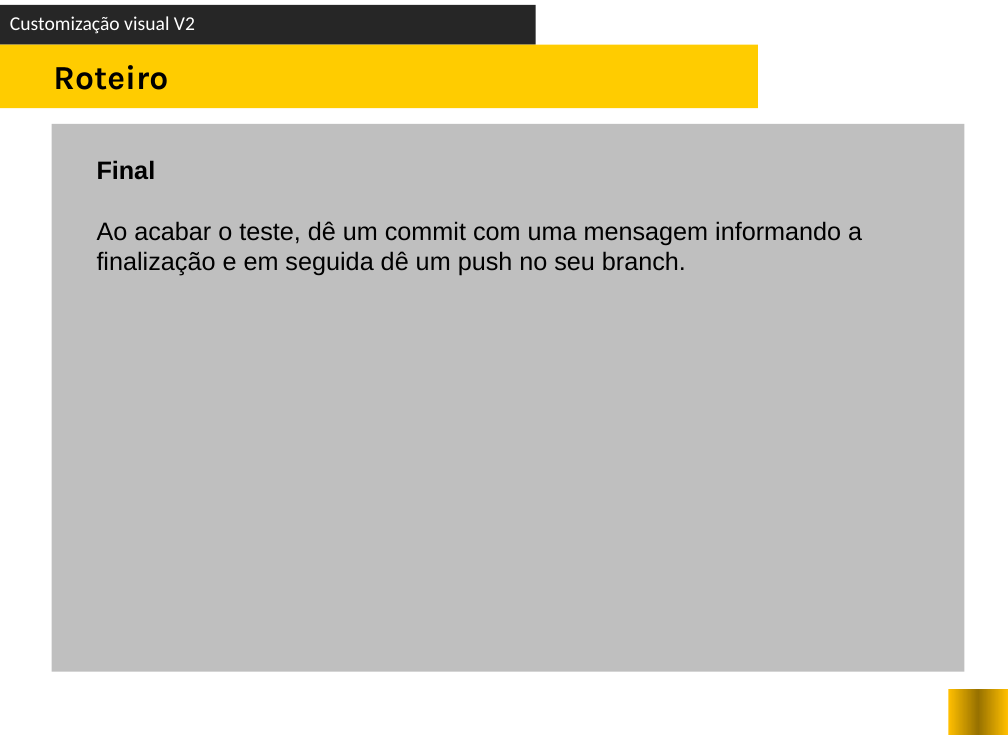
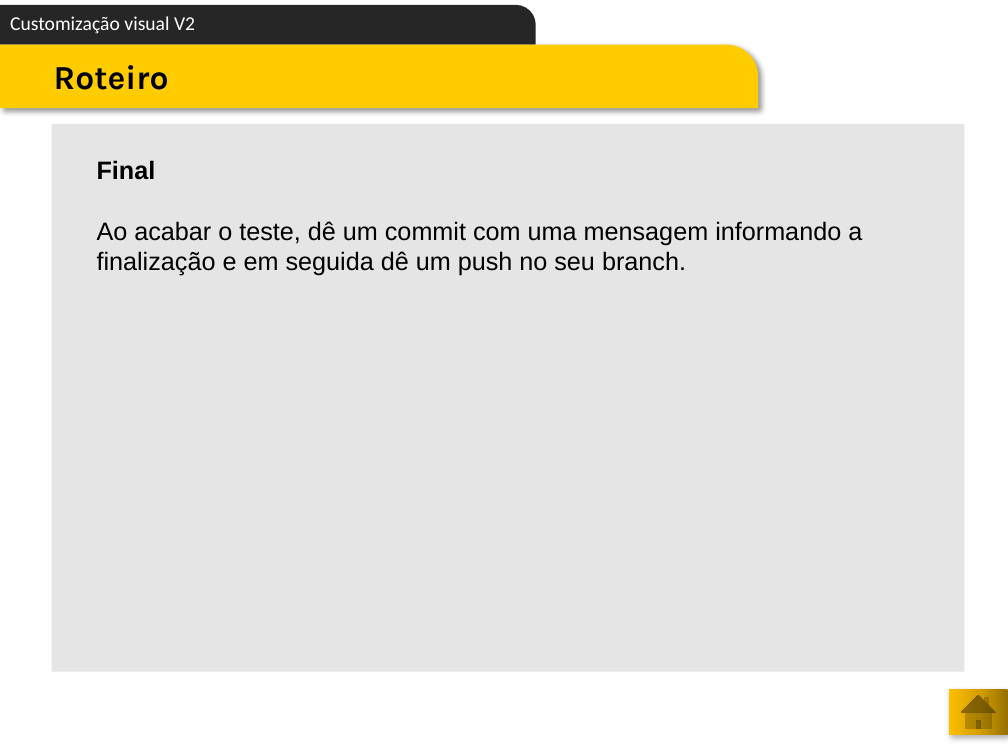
Before and after one commit to atheva/test-web-developer, a slide deck: slide 9 of spec/roteiro/TESTE - desenvolvedor web pleno.pptx. Drawn at 1008x756 pixels with LibreOffice and Linux fonts; fonts in the diff are those of the drawing; background and template pictures are left out. Boxes give left, top, right and bottom in pixels: in the first picture for what was removed or moved away, otherwise in the second. Text is boxed around its words. In the diff, an @@ line names an element or a change of style, - is before the commit and + after.

```diff
--- a/spec/roteiro/TESTE - desenvolvedor web pleno.pptx
+++ b/spec/roteiro/TESTE - desenvolvedor web pleno.pptx
@@ text "Customização visual V2" at (10, 16, 195, 34): indent changed; more space between paragraphs @@
@@ round rect at (0, 5, 535, 44): rectangle to round rect @@
@@ round rect at (0, 44, 758, 108): rectangle to round rect; shadow on @@
@@ text "Roteiro" at (54, 65, 169, 90): indent changed; more space between paragraphs @@
@@ rectangle at (51, 124, 965, 671): fill #BFBFBF to #BFBFBF at 40% opacity @@
@@ rectangle removed at (949, 689, 1008, 735) @@
@@ action button home added at (949, 689, 1008, 735), fill gradient #977200 to #D7A200 to #FFC000 @@
```
Also in this commit, not shown: 9 other slides changed, 1 other file.
